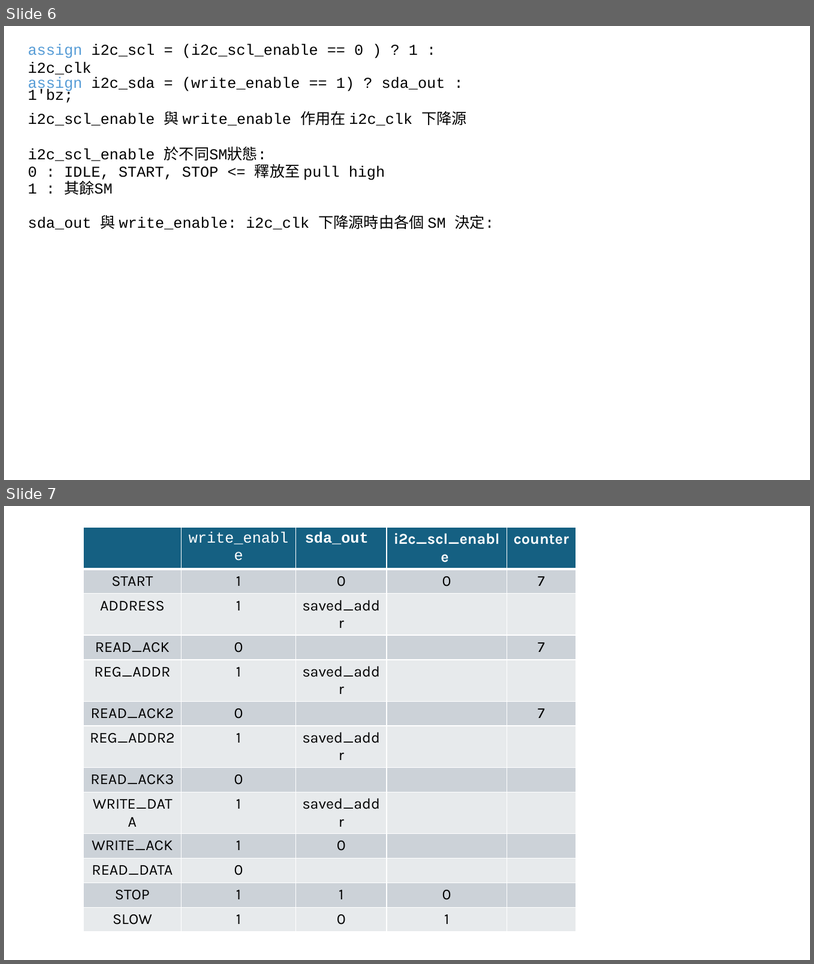
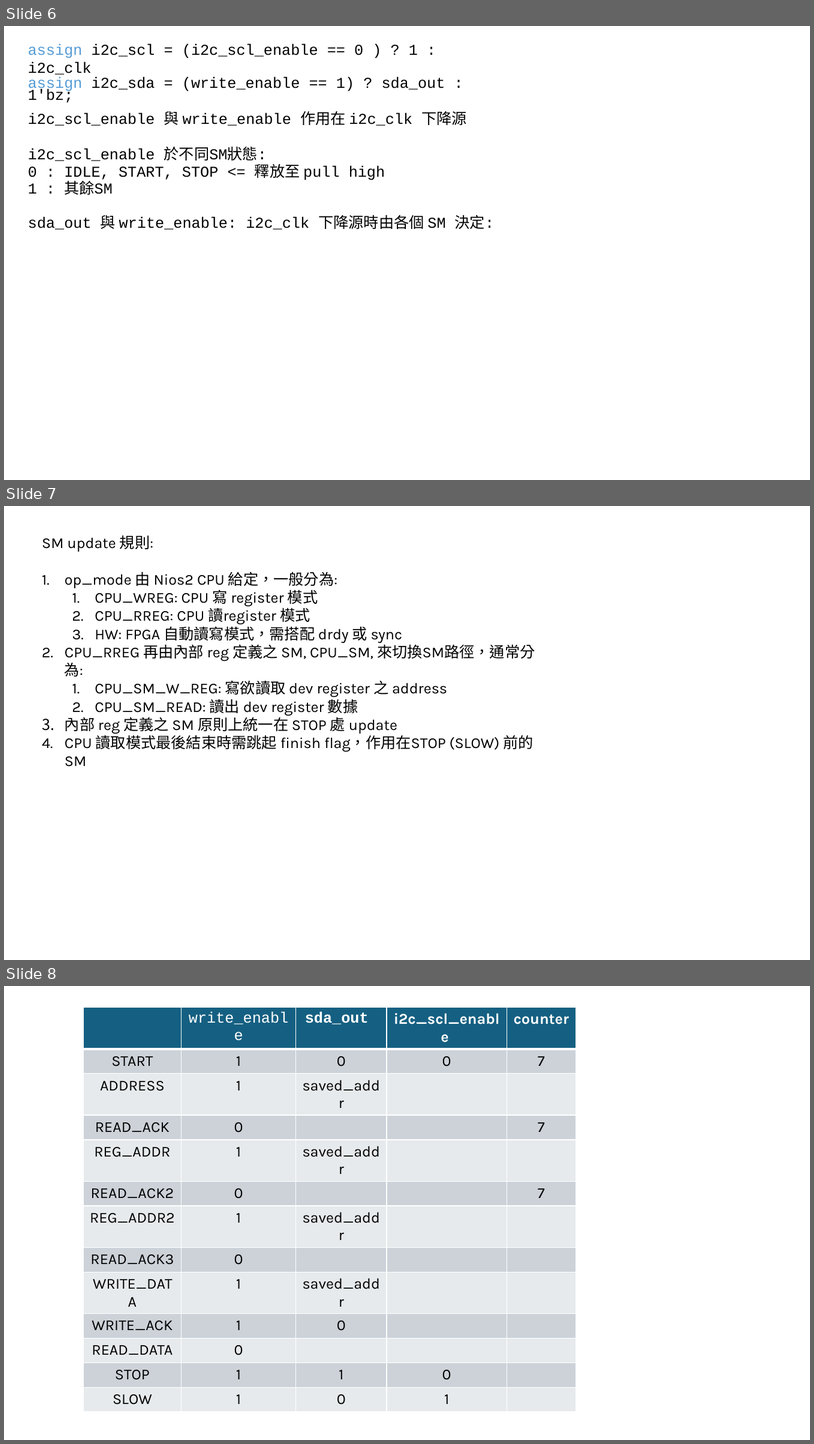
Before and after one commit to adamShiau/adamShiau_FPGA, a slide deck: intel_IP/IRIS/HW_IP/Interface/I2C/I2C_EEPROM.pptx. Shown one above the other, each under a label of ours: slides 6 and 7 before the commit, slides 6, 7 and 8 after it. The pictures are 814x964 and 814x1444 pixels, drawn with LibreOffice and Linux fonts; fonts in the diff are those of the drawing. Boxes give left, top, right and bottom in pixels: in the first picture for what was removed or moved away, otherwise in the second. Text is boxed around its words. In the diff, an @@ line names an element or a change of style, - is before the commit and + after.

```diff
--- a/intel_IP/IRIS/HW_IP/Interface/I2C/I2C_EEPROM.pptx
+++ b/intel_IP/IRIS/HW_IP/Interface/I2C/I2C_EEPROM.pptx
@@ slide 7 added at <box>4,506,810,960</box>, background #FFFFFF @@
@@ text added at <box>42,535,535,749</box>, 18 pt, text #000000 @@
+SM update 規則:
+1. op_mode 由 Nios2 CPU 給定，一般分為:
+  1. CPU_WREG: CPU 寫 register 模式
+  2. CPU_RREG: CPU 讀register 模式
+  3. HW: FPGA 自動讀寫模式，需搭配 drdy 或 sync
+2. CPU_RREG 再由內部 reg 定義之 SM, CPU_SM, 來切換SM路徑，通常分為:
+  1. CPU_SM_W_REG: 寫欲讀取 dev register 之 address
+  2. CPU_SM_READ: 讀出 dev register 數據
+3. 內部 reg 定義之 SM 原則上統一在 STOP 處 update
+4. CPU 讀取模式最後結束時需跳起 finish flag，作用在STOP (SLOW) 前的 SM
@@ what was slide 7 is now slide 8 @@
```
Also in this commit, not shown: 2 slides changed, 2 other files.
